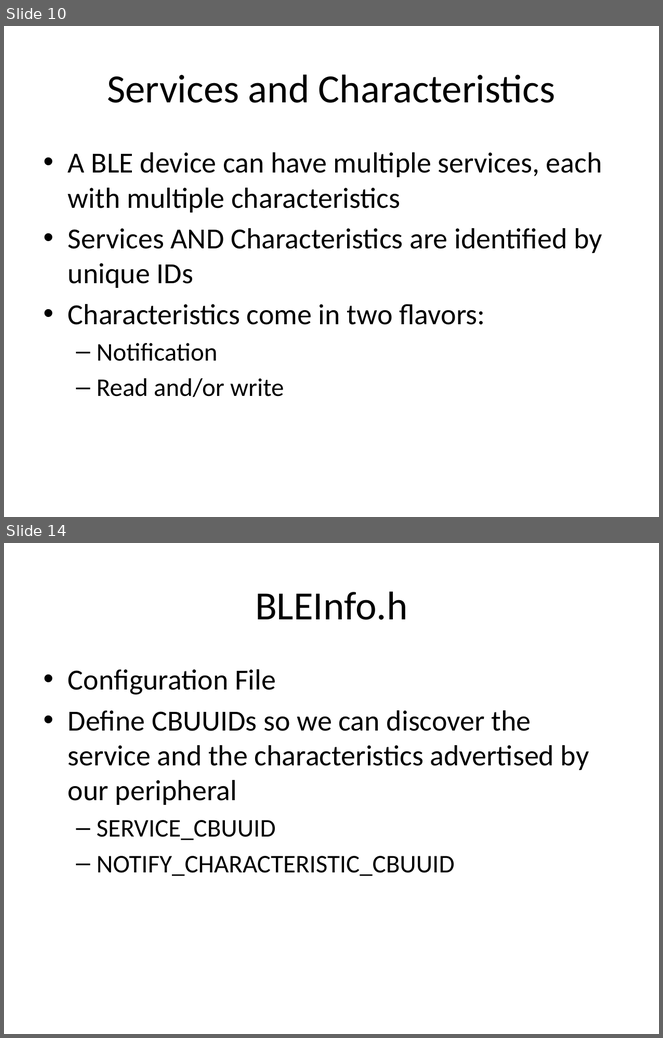
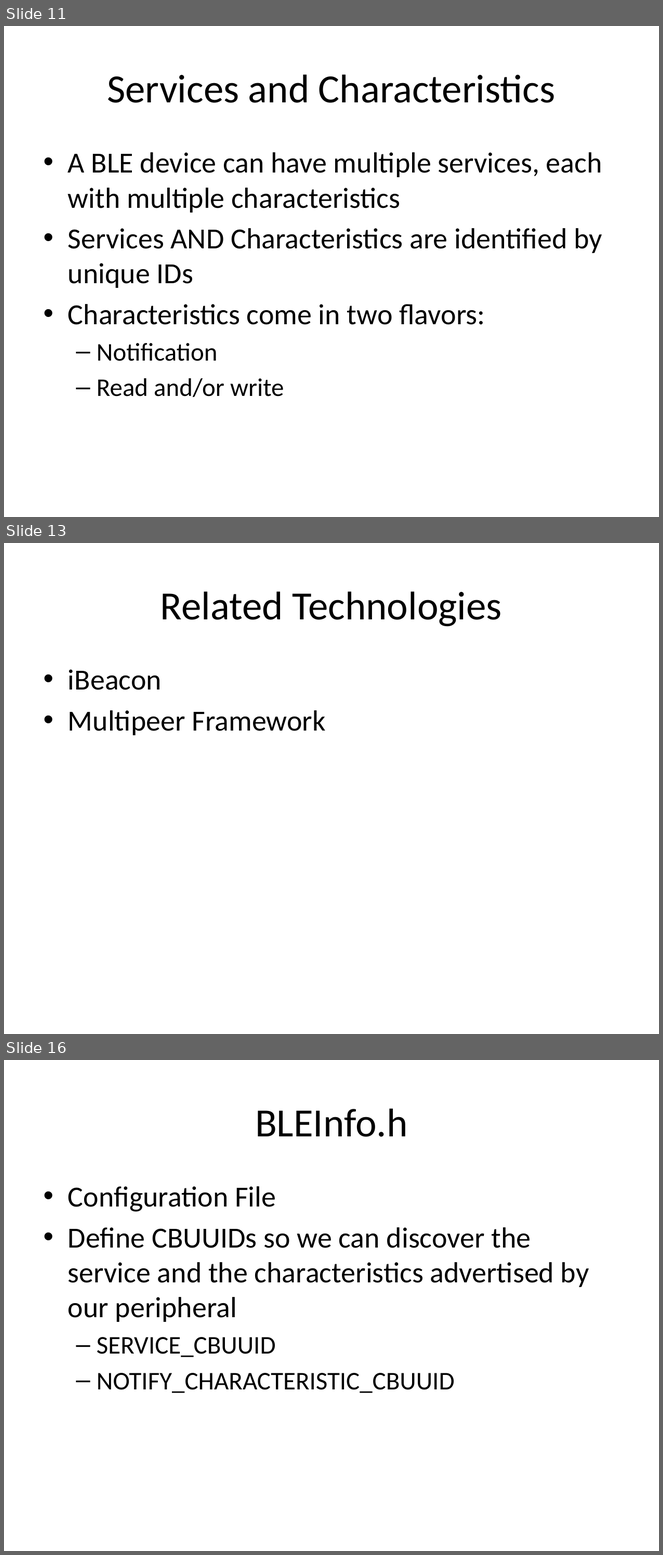
Before and after one commit to a34729t/SimpleCentral, a slide deck: Lecture.pptx. Shown one above the other, each under a label of ours: slides 10 and 14 before the commit, slides 11, 13 and 16 after it; the slides between them are not shown. The pictures are 663x1038 and 663x1555 pixels, drawn with LibreOffice and Linux fonts; fonts in the diff are those of the drawing. Boxes give left, top, right and bottom in pixels: in the first picture for what was removed or moved away, otherwise in the second. Text is boxed around its words. In the diff, an @@ line names an element or a change of style, - is before the commit and + after.

```diff
--- a/Lecture.pptx
+++ b/Lecture.pptx
@@ slide 13 added at [4, 543, 659, 1034], background #FFFFFF @@
@@ title added at [161, 591, 502, 627], 44 pt, text #000000 @@
+Related Technologies
@@ text added at [68, 669, 325, 735], 32 pt, text #000000 @@
+• iBeacon
+• Multipeer Framework
@@ what was slide 10 is now slide 11 @@
@@ what was slide 14 is now slide 16 @@
```
Also in this commit, not shown: 5 slides changed, 2 other slides added, 1 slide removed.
